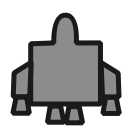
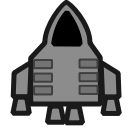
Layers edited between the first and the second 128 x 128 image:
pixels changed over [28, 0, 103, 101] (layer not identified)
